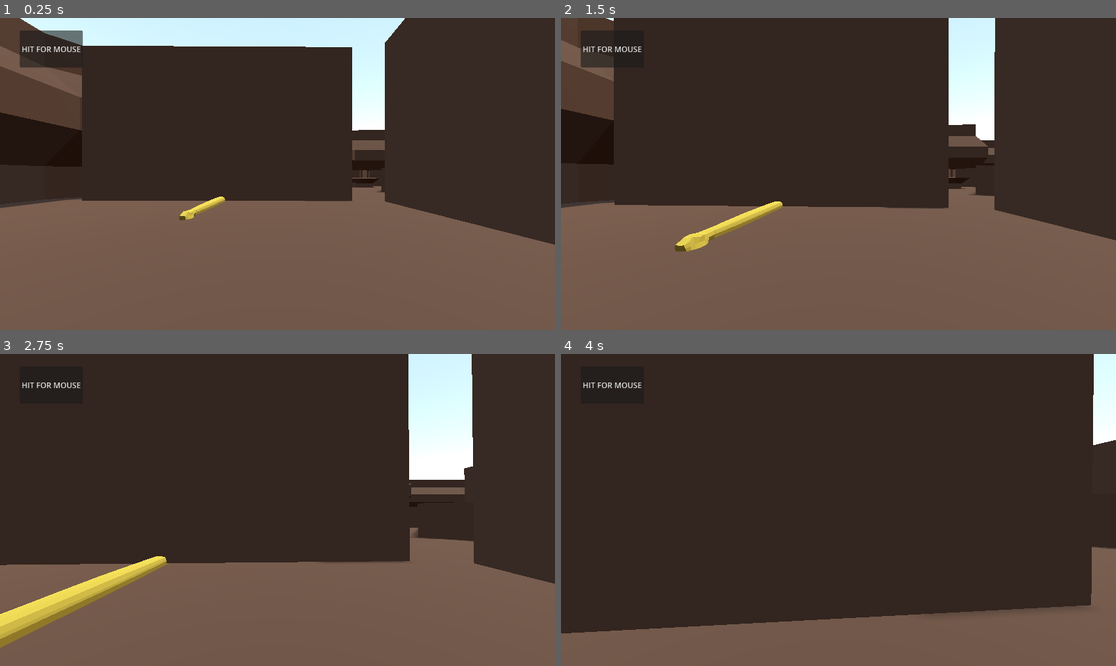
Above: before the commit, frames 1-4 (two rows, left to right).
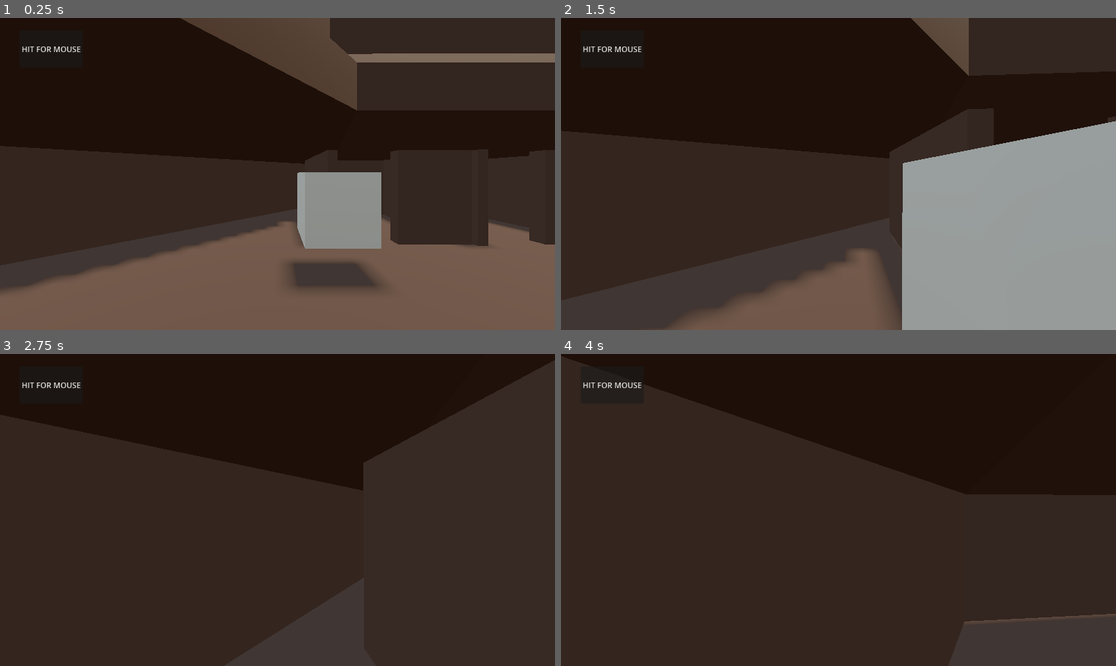
Above: after the commit, the same moments.

Repository: vrcdrafter/snake_dev_ground
Game: Godot game, scene res://Scenes/MainScene.tscn
Two runs of this game, one before a commit and one after it. Both use one fixed random seed, a clock stepped at 60 frames per second and the inputs below.
Inputs (mouse positions are in pixels of both pictures, inside the frame that each line leads up to):
- Up to frame 1 (0.25 s): no input
- Up to frame 2 (1.5 s): tap Enter (ui_accept) at 0.5, 0.77 s; move the mouse to (866, 174) at 0.52 s; hold Up (ui_up) from 0.53 s (still down); tap F at 0.6 s; move the mouse to (810, 174) at 1.27 s; tap Shift at 1.35 s
- Up to frame 3 (2.75 s): keep holding Up (ui_up); tap Enter (ui_accept) at 1.52 s; move the mouse to (288, 503) at 2.02 s; tap F at 2.1 s
- Up to frame 4 (4 s): keep holding Up (ui_up); move the mouse to (832, 516) at 2.77 s; tap Shift at 2.85 s; tap Enter (ui_accept) at 3.02, 3.77 s; move the mouse to (877, 513) at 3.52 s; tap F at 3.6 s

The runs differ from the first frame. In frame 1, 34% of the frame differs, in the area x 0-100%, y 0-88%; in frame 2, 53%, in the area x 0-100%, y 0-100%; in frame 3, 40%; in frame 4, 18%.
Error in both runs: Invalid call. Nonexistent function 'is_visible_in_tree' in base 'Nil'. (res://Scripts/Player.gd:50)

Commit message:
snake with multiple cubes

Diff:
--- a/Scenes/MainScene.tscn
+++ b/Scenes/MainScene.tscn
@@ -40,10 +40,28 @@
 mesh = ExtResource("1_s0lyc")
 
 [node name="Player" parent="." instance=ExtResource("3_8gvmm")]
-transform = Transform3D(-4.37114e-08, 0, 1, 0, 1, 0, -1, 0, -4.37114e-08, 3.35791, 1.30242, 27.1282)
+transform = Transform3D(-4.37114e-08, 0, 1, 0, 1, 0, -1, 0, -4.37114e-08, -43.0381, 1.30242, -0.75403)
 
 [node name="Snake" parent="." node_paths=PackedStringArray("target") instance=ExtResource("4_7ghly")]
 transform = Transform3D(1, 0, 0, 0, 1, 0, 0, 0, 1, -7.58759, 0.0424972, 30.2918)
+target = NodePath("../Player")
+max_speed = 2.0
+acceleration = 0.5
+
+[node name="Snake2" parent="." node_paths=PackedStringArray("target") instance=ExtResource("4_7ghly")]
+transform = Transform3D(1, 0, 0, 0, 1, 0, 0, 0, 1, 20.6765, 0.0424972, 13.0036)
+target = NodePath("../Player")
+max_speed = 2.0
+acceleration = 0.5
+
+[node name="Snake3" parent="." node_paths=PackedStringArray("target") instance=ExtResource("4_7ghly")]
+transform = Transform3D(1, 0, 0, 0, 1, 0, 0, 0, 1, 20.6765, 0.0424972, -28.0632)
+target = NodePath("../Player")
+max_speed = 2.0
+acceleration = 0.5
+
+[node name="Snake4" parent="." node_paths=PackedStringArray("target") instance=ExtResource("4_7ghly")]
+transform = Transform3D(1, 0, 0, 0, 1, 0, 0, 0, 1, 31.5685, 0.0424972, 1.25185)
 target = NodePath("../Player")
 max_speed = 2.0
 acceleration = 0.5
@@ -73,6 +91,37 @@
 transform = Transform3D(1, 0, 0, 0, 1, 0, 0, 0, 1, 10.3497, 0.999507, 34.3061)
 mesh = SubResource("BoxMesh_txush")
 
+[node name="cube2" type="MeshInstance3D" parent="idle_objects" groups=["patrol_object"]]
+transform = Transform3D(1, 0, 0, 0, 1, 0, 0, 0, 1, 10.3497, 0.999507, 6.15189)
+mesh = SubResource("BoxMesh_txush")
+
+[node name="cube3" type="MeshInstance3D" parent="idle_objects" groups=["patrol_object"]]
+transform = Transform3D(1, 0, 0, 0, 1, 0, 0, 0, 1, 16.7545, 0.999507, -30.842)
+mesh = SubResource("BoxMesh_txush")
+
+[node name="cube4" type="MeshInstance3D" parent="idle_objects" groups=["patrol_object"]]
+transform = Transform3D(1, 0, 0, 0, 1, 0, 0, 0, 1, -10.341, 0.999507, -30.842)
+mesh = SubResource("BoxMesh_txush")
+
+[node name="cube5" type="MeshInstance3D" parent="idle_objects" groups=["patrol_object"]]
+transform = Transform3D(1, 0, 0, 0, 1, 0, 0, 0, 1, -46.2043, 0.999507, -22.3388)
+mesh = SubResource("BoxMesh_txush")
+
+[node name="cube6" type="MeshInstance3D" parent="idle_objects" groups=["patrol_object"]]
+transform = Transform3D(1, 0, 0, 0, 1, 0, 0, 0, 1, -46.2043, 0.999507, -1.61328)
+mesh = SubResource("BoxMesh_txush")
+
+[node name="cube7" type="MeshInstance3D" parent="idle_objects" groups=["patrol_object"]]
+transform = Transform3D(1, 0, 0, 0, 1, 0, 0, 0, 1, -29.8791, 0.999507, -1.61328)
+mesh = SubResource("BoxMesh_txush")
+
+[node name="cube8" type="MeshInstance3D" parent="idle_objects" groups=["patrol_object"]]
+transform = Transform3D(1, 0, 0, 0, 1, 0, 0, 0, 1, 9.92887, 0.999507, -59.6916)
+mesh = SubResource("BoxMesh_txush")
+
 [connection signal="remove_mouse" from="Player" to="Button" method="_on_player_remove_mouse"]
 [connection signal="ensnared" from="Snake" to="Player" method="_on_snake_ensnared"]
+[connection signal="ensnared" from="Snake2" to="Player" method="_on_snake_ensnared"]
+[connection signal="ensnared" from="Snake3" to="Player" method="_on_snake_ensnared"]
+[connection signal="ensnared" from="Snake4" to="Player" method="_on_snake_ensnared"]
 [connection signal="button_down" from="Button" to="Player" method="_on_button_button_down"]
--- a/Scripts/Snake.gd
+++ b/Scripts/Snake.gd
@@ -22,6 +22,7 @@
 var snake_state:String = "player_seeking"
 # these are all of the object that I want the snakes to idly move to .
 var patrol_objects :Array = []
+var pick_new_object :bool = false
 
 #Class for easier storage and update of curve points
 class CurvePoint:
@@ -54,10 +55,14 @@
 
 	if snake_state == "player_seeking":
 		target = get_node("../Player")
-		print("target is player ")
+
 	if snake_state == "patrol":
-		# get a object to track every 10 seconds .
-		target = patrol_objects[0]
+		# logic to pick new cub if close enough  .
+		if ((target.global_position - path_follow.global_position).length() < 2.0):
+			pick_new_object = true
+		if pick_new_object:
+			target = patrol_objects.pick_random()
+			pick_new_object = false
 	#Vector3.RIGHT because that's way snake is facing
 	var targetVel : Vector3 = Vector3.RIGHT * max_speed
 	nav_agent.velocity = nav_agent.velocity.move_toward(targetVel, delta * acceleration)
@@ -66,6 +71,7 @@
 	if(!_ensnared && movement_path.get_baked_length() - path_follow.progress < path_update_len):
 		_append_path()
 	if((target.global_position - path_follow.global_position).length() < path_update_len * 2 && !_ensnared):
+		# if it reaches a cube go pick another one
 
 		_ensnare_target()
 		_ensnared = true
@@ -74,16 +80,16 @@
 	# check for snake if missed target and need to continue pursuit , IGNORE IF CUBE
 	if (_ensnared and ((target.global_position - path_follow.global_position).length() > 8.0) and ((target.global_position - path_follow.global_position).length() < 16.0)):
 		_ensnared = false
-	# condition to go into patrol mode
-	if !_ensnared and (target.global_position - path_follow.global_position).length() > 16.0:
+	# condition to go into patrol mode if too far away from player
+	if !_ensnared and ((get_node("../Player").global_position - path_follow.global_position).length() > 16.0):
 		snake_state = "patrol"
-		print("patrol mode")
+		pick_new_object = true
+
 		# condition to go into seek player mode
-	print((get_node("../Player").global_position - path_follow.global_position).length())
 	if ((get_node("../Player").global_position - path_follow.global_position).length() < 8) :
 		snake_state = "player_seeking"
-		print("seeking mode")
 
+		# condition to seek new patrol target
 
 
 
